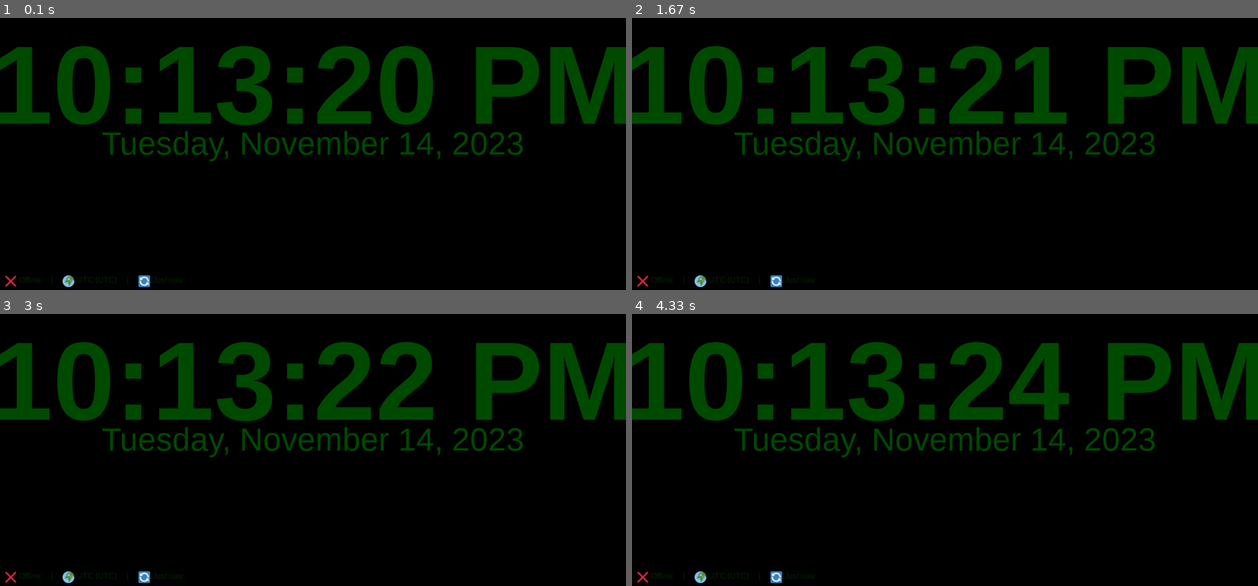
Above: before the commit, frames 1-4 (two rows, left to right).
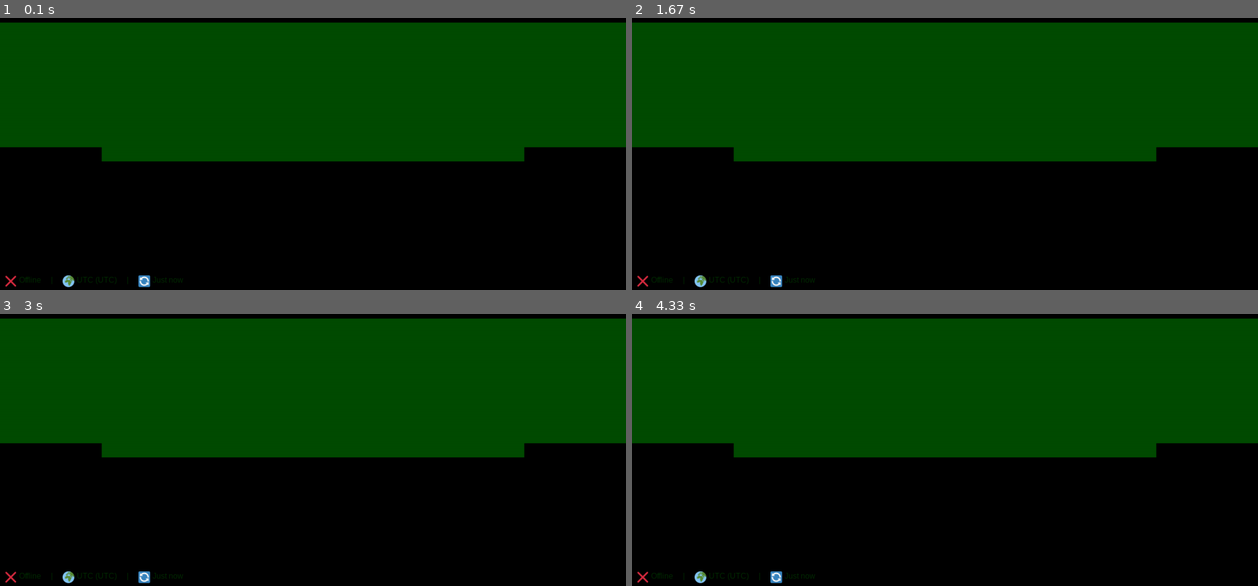
Above: after the commit, the same moments.

Repository: AhsenBaig-boilerplate/rpi-digital-clock
Game: pygame game, started from app/clock_display.py
Two runs of this game, one before a commit and one after it. Both use one fixed random seed, a clock stepped at 60 frames per second and the inputs below.
Inputs:
- Up to frame 1 (0.1 s): no input
- Up to frame 2 (1.67 s): no input
- Up to frame 3 (3 s): no input
- Up to frame 4 (4.33 s): no input

The runs differ from the first frame. In frame 1, 37% of the frame differs, in the area x 0-100%, y 1-53%; in frame 2, 37%; in frame 3, 37%; in frame 4, 37%.

Commit message:
Revert fbcon, use .convert() on surfaces for faster blitting

Diff:
--- a/app/clock_display.py
+++ b/app/clock_display.py
@@ -627,10 +627,10 @@
             date_str = self.format_date(now)
 
             t_render_start = time.time()
-            # Re-render text surfaces
-            self.time_surface = self.time_font.render(time_str, True, display_color)
+            # Re-render text surfaces with optimized format for blitting
+            self.time_surface = self.time_font.render(time_str, True, display_color).convert()
             t_time_render = time.time()
-            self.date_surface = self.date_font.render(date_str, True, display_color)
+            self.date_surface = self.date_font.render(date_str, True, display_color).convert()
             t_date_render = time.time()
 
             # Update markers
@@ -690,7 +690,7 @@
         if weather_text_copy:
             if weather_text_copy != self._last_weather_text:
                 # Re-render weather surface only when text changes
-                self.weather_surface = self.weather_font.render(weather_text_copy, True, display_color)
+                self.weather_surface = self.weather_font.render(weather_text_copy, True, display_color).convert()
                 self._last_weather_text = weather_text_copy
             if self.weather_surface:
                 weather_rect = self.weather_surface.get_rect(center=(center_x, center_y + 120))
--- a/docker-compose.yml
+++ b/docker-compose.yml
@@ -12,10 +12,6 @@
       # Display settings
       - DISPLAY=:0
       - XAUTHORITY=/root/.Xauthority
-
-      # Force SDL to use framebuffer driver for better performance on Pi Zero W
-      - SDL_VIDEODRIVER=fbcon
-      - SDL_FBDEV=/dev/fb0
 
       # Logging level (DEBUG, INFO, WARNING, ERROR, CRITICAL)
       - LOG_LEVEL=INFO
